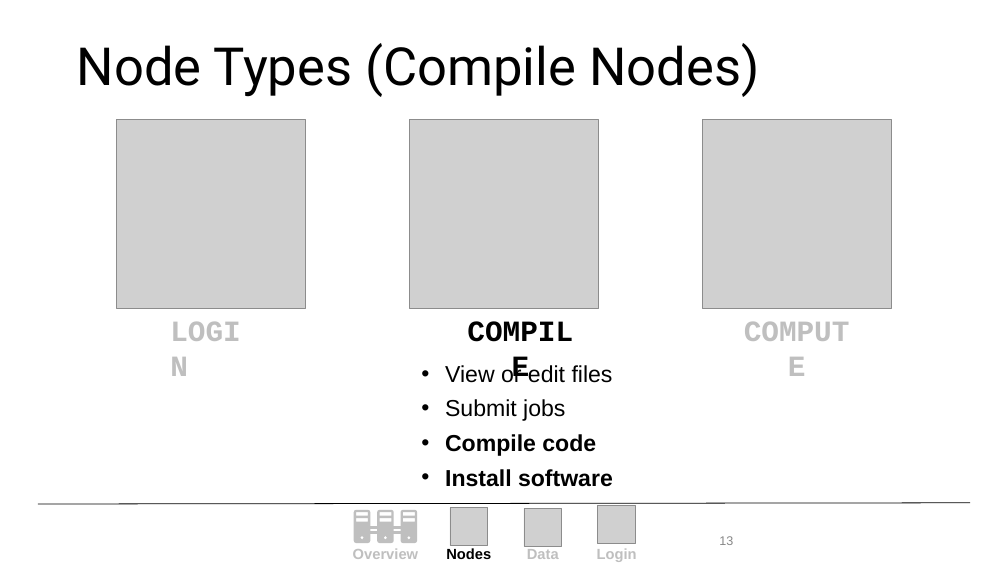
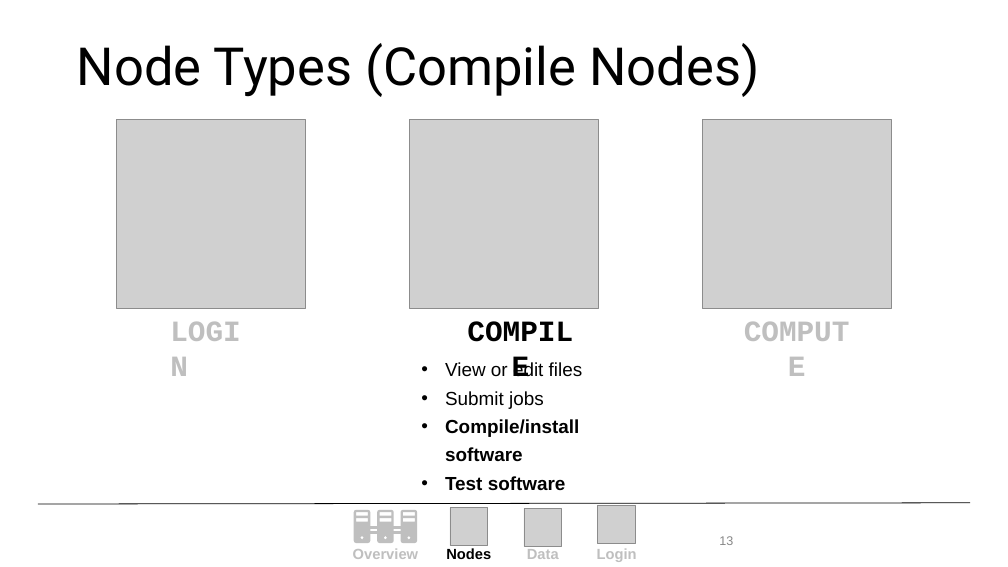
Before and after one commit to ResearchComputing/New_User_Seminar, a slide deck: slide 13 of Alpine_New_User_Seminar.pptx. Drawn at 1008x567 pixels with LibreOffice and Linux fonts; fonts in the diff are those of the drawing; grey boxes stand for pictures; background and template pictures are left out. Boxes give left, top, right and bottom in pixels: in the first picture for what was removed or moved away, otherwise in the second. Text is boxed around its words. In the diff, an @@ line names an element or a change of style, - is before the commit and + after.

Commit message:
clarify that compile nodes can be used to test software, clarify that home/projects are backed up and scratch is not, state that globus uses DTNs

```diff
--- a/Alpine_New_User_Seminar.pptx
+++ b/Alpine_New_User_Seminar.pptx
@@ text at box(445, 362, 583, 409): size 22 to 18 pt in "View or edit files", "Submit jobs" @@
@@ text at box(445, 419, 579, 491): text changed; size 22 to 18 pt @@
-• Compile code
-• Install software
+• Compile/install software
+• Test software
```
Also in this commit, not shown: 2 other slides changed, 1 other file.
